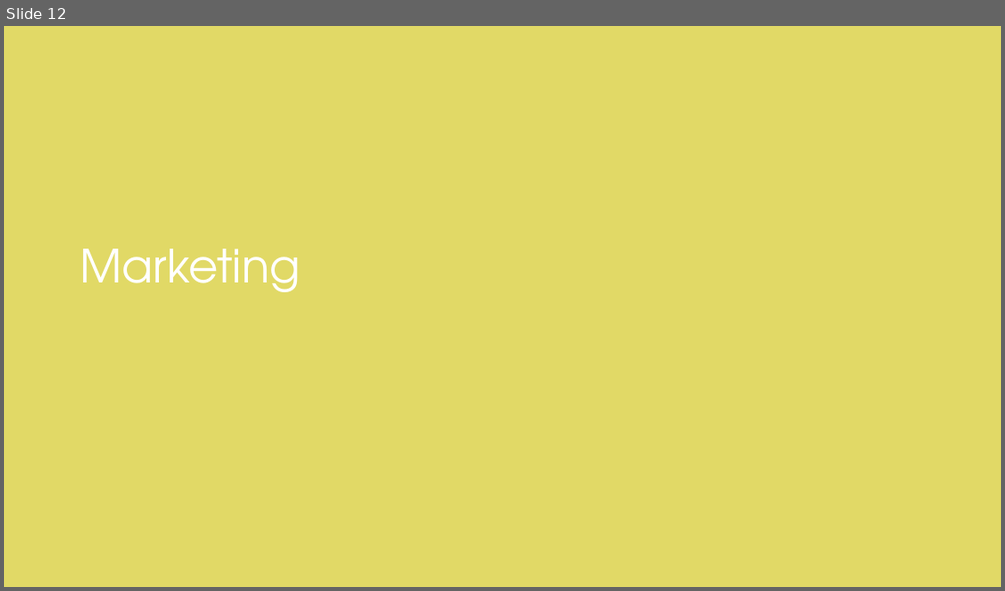
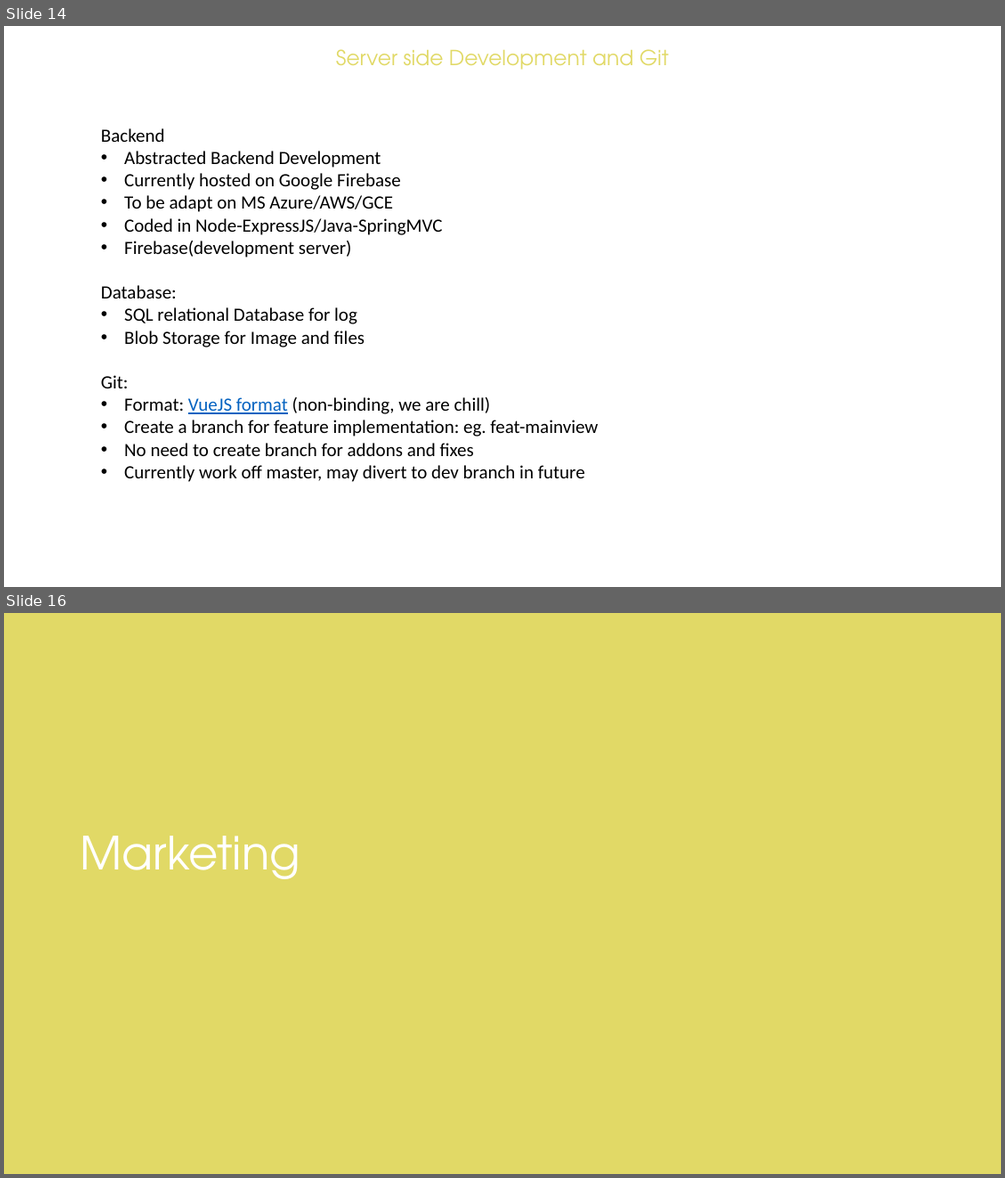
Before and after one commit to hachyEgg/Hachy-docs, a slide deck: 1.Hachy-Onboarding.pptx. Shown one above the other, each under a label of ours: slide 12 before the commit, slides 14 and 16 after it; the slides between them are not shown. The pictures are 1005x591 and 1005x1178 pixels, drawn with LibreOffice and Linux fonts; fonts in the diff are those of the drawing. Boxes give left, top, right and bottom in pixels: in the first picture for what was removed or moved away, otherwise in the second. Text is boxed around its words. In the diff, an @@ line names an element or a change of style, - is before the commit and + after.

```diff
--- a/1.Hachy-Onboarding.pptx
+++ b/1.Hachy-Onboarding.pptx
@@ slide 14 added at [4, 26, 1001, 587], background #FFFFFF @@
@@ title added at [336, 49, 669, 70], 20 pt, text #E1D966 @@
+Server side Development and Git
@@ text added at [101, 128, 598, 482], 18 pt, text #000000 @@
+Backend
+• Abstracted Backend Development
+• Currently hosted on Google Firebase
+• To be adapt on MS Azure/AWS/GCE
+• Coded in Node-ExpressJS/Java-SpringMVC
+• Firebase(development server)
+Database:
+• SQL relational Database for log
+• Blob Storage for Image and files
+Git:
+• Format: VueJS format (non-binding, we are chill)
+• Create a branch for feature implementation: eg. feat-mainview
+• No need to create branch for addons and fixes
+• Currently work off master, may divert to dev branch in future
@@ what was slide 12 is now slide 16 @@
```
Also in this commit, not shown: 5 slides changed, 4 other slides added, 1 slide removed.
